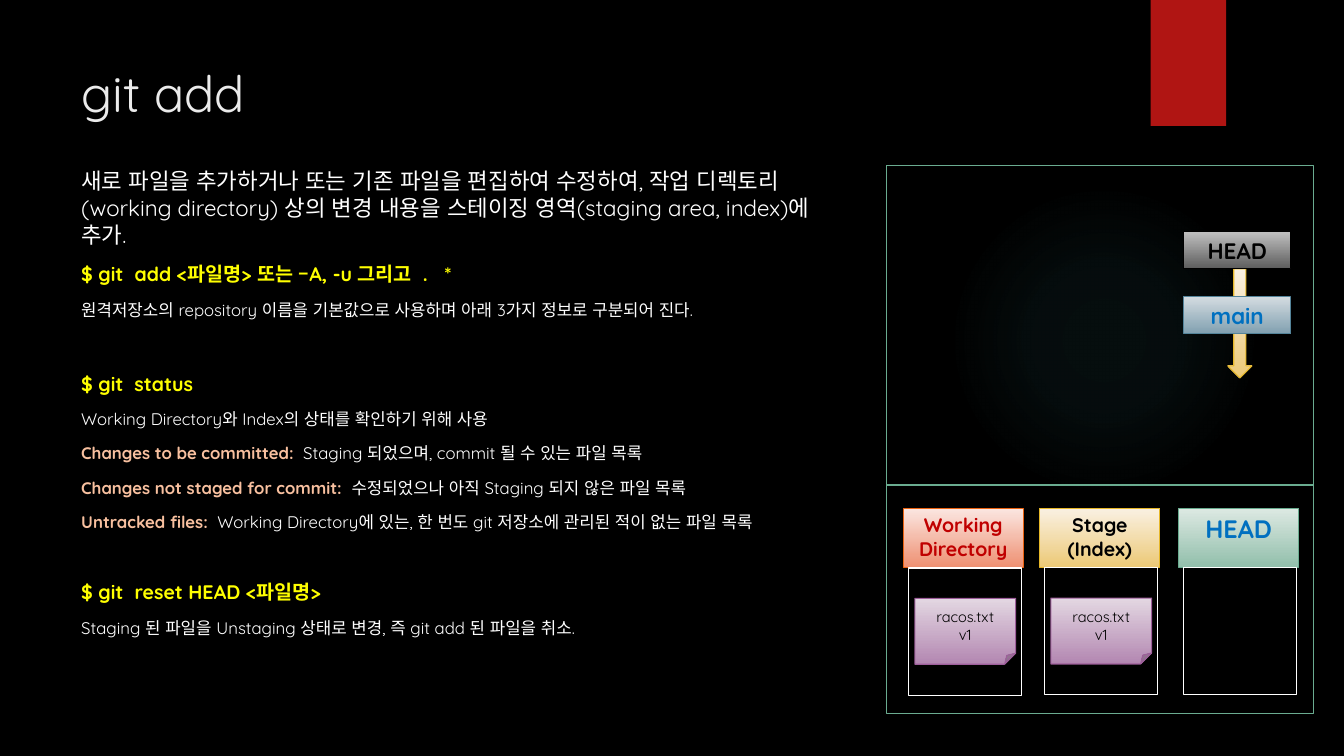
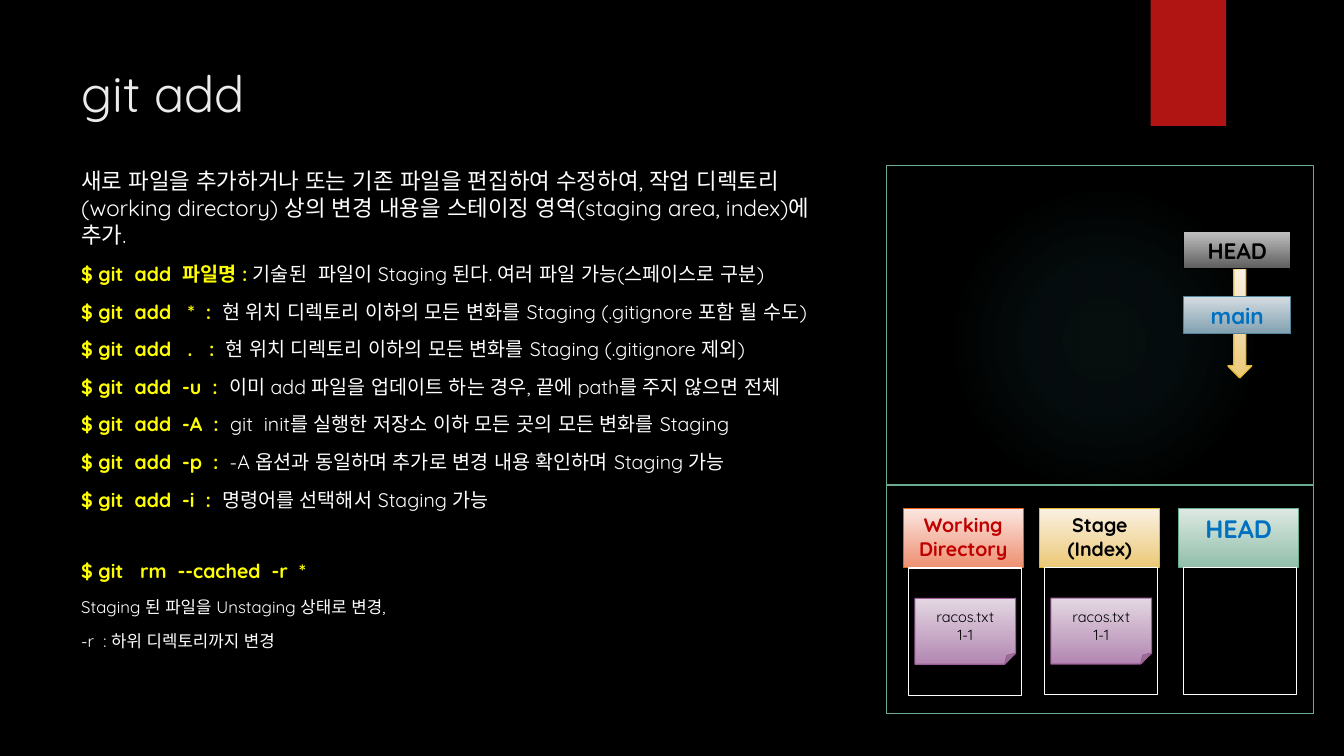
Before and after one commit to iredseal/Learning, a slide deck: slide 8 of Tools/git/SW 형상 관리.pptx. Drawn at 1344x756 pixels with LibreOffice and Linux fonts; fonts in the diff are those of the drawing; background and template pictures are left out. Boxes give left, top, right and bottom in pixels: in the first picture for what was removed or moved away, otherwise in the second. Text is boxed around its words. In the diff, an @@ line names an element or a change of style, - is before the commit and + after.

Commit message:
240625-2137

```diff
--- a/Tools/git/SW 형상 관리.pptx
+++ b/Tools/git/SW 형상 관리.pptx
@@ text at bbox=[81, 264, 807, 649]: text changed; size 12 to 14 pt @@
-$ git add <파일명> 또는 –A, -u 그리고 . *
-원격저장소의 repository 이름을 기본값으로 사용하며 아래 3가지 정보로 구분되어 진다.
-$ git status
-Working Directory와 Index의 상태를 확인하기 위해 사용
-Changes to be committed: Staging 되었으며, commit 될 수 있는 파일 목록
-Changes not staged for commit: 수정되었으나 아직 Staging 되지 않은 파일 목록
-Untracked files: Working Directory에 있는, 한 번도 git 저장소에 관리된 적이 없는 파일 목록
-$ git reset HEAD <파일명>
-Staging 된 파일을 Unstaging 상태로 변경, 즉 git add 된 파일을 취소.
+$ git add 파일명 : 기술된 파일이 Staging 된다. 여러 파일 가능(스페이스로 구분)
+$ git add * : 현 위치 디렉토리 이하의 모든 변화를 Staging (.gitignore 포함 될 수도)
+$ git add . : 현 위치 디렉토리 이하의 모든 변화를 Staging (.gitignore 제외)
+$ git add -u : 이미 add 파일을 업데이트 하는 경우, 끝에 path를 주지 않으면 전체
+$ git add -A : git init를 실행한 저장소 이하 모든 곳의 모든 변화를 Staging
+$ git add -p : -A 옵션과 동일하며 추가로 변경 내용 확인하며 Staging 가능
+$ git add -i : 명령어를 선택해서 Staging 가능
+$ git rm --cached -r *
+Staging 된 파일을 Unstaging 상태로 변경,
+-r : 하위 디렉토리까지 변경
@@ text in folded corner at bbox=[958, 630, 973, 640]: text changed @@
-v1
+1-1
@@ text in folded corner at bbox=[1094, 630, 1109, 640]: text changed @@
-v1
+1-1
```
Also in this commit, not shown: 4 other slides changed.
